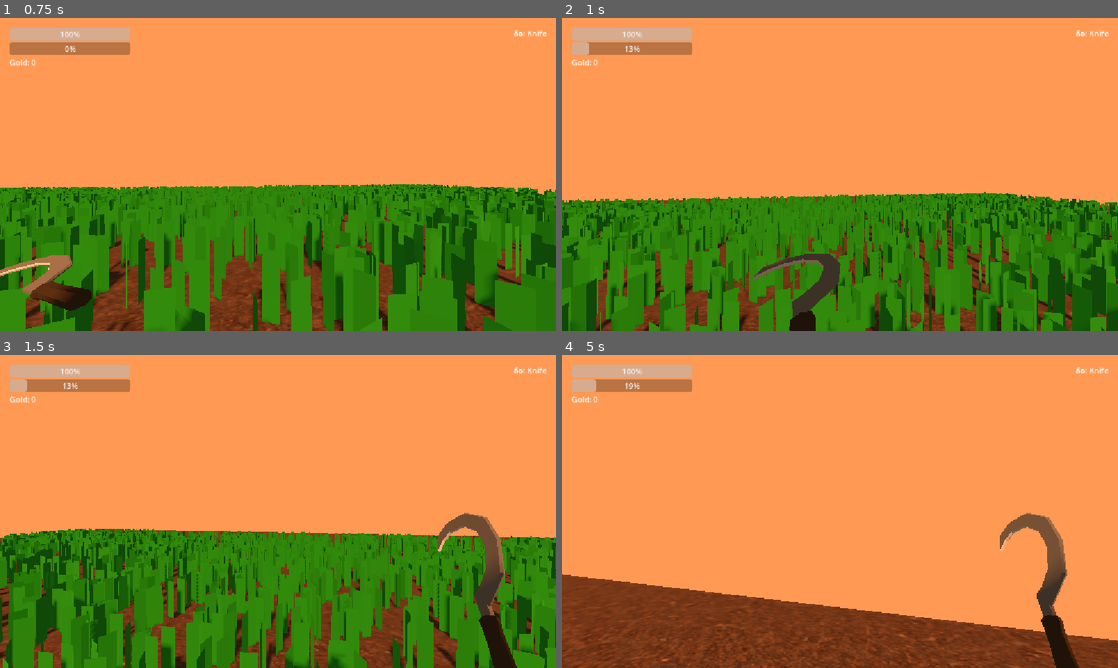
Above: before the commit, frames 1-4 (two rows, left to right).
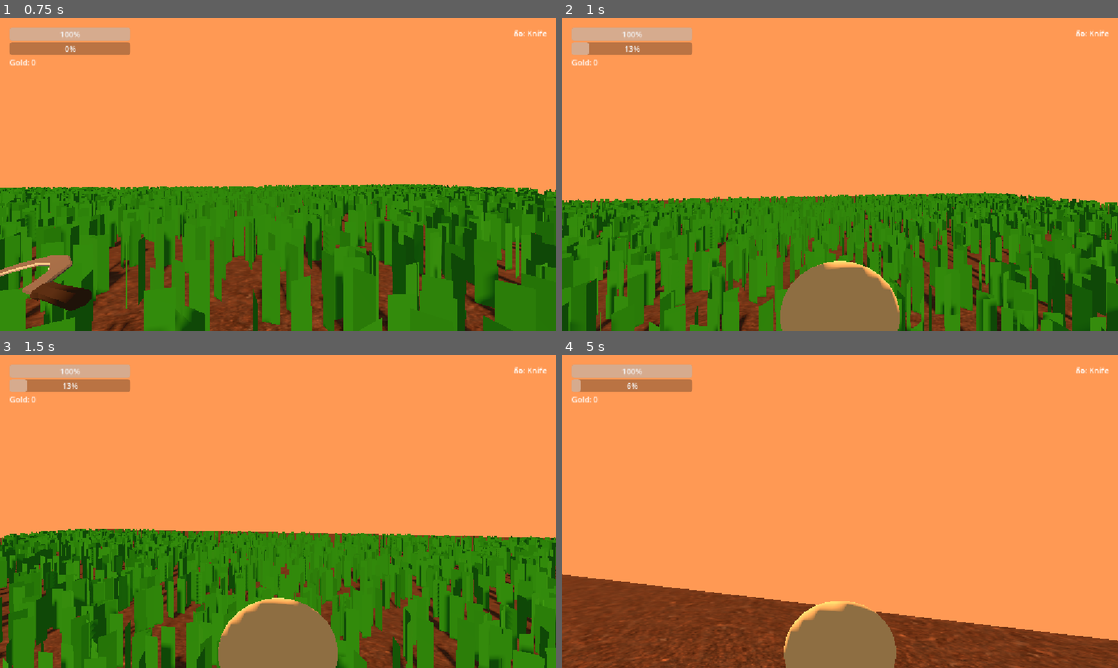
Above: after the commit, the same moments.

Repository: lnwextra2/lawn-mower-simulator
Game: Godot game, scene res://world/test_level.tscn
Same seed, same stepped clock (60 frames per second), same inputs: the game is played once before the commit and once after it.
Inputs (mouse positions are in pixels of both pictures, inside the frame that each line leads up to):
- Up to frame 1 (0.75 s): move the mouse to (305, 174) at 0.52 s; hold W (move_forward) from 0.53 s (still down); click (305, 174) at 0.6 s
- Up to frame 2 (1 s): keep holding W (move_forward); tap Space (jump) at 0.77 s; right-click (867, 174) at 0.8 s
- Up to frame 3 (1.5 s): keep holding W (move_forward); tap Space (jump) at 1.07 s; move the mouse to (250, 511) at 1.27 s; right-click (250, 511) at 1.35 s
- Up to frame 4 (5 s): keep holding W (move_forward); tap Space (jump) at 1.52, 1.82, 3.02, 3.05, 3.32, 3.6, 3.77, 4.07, 4.52, 4.82 s; tap Q (drop) at 1.55, 2.1 s; move the mouse to (851, 505) at 2.02 s; tap E (interact) at 2.3, 2.85 s; move the mouse to (834, 517) at 2.77 s; move the mouse to (878, 514) at 3.52 s; click (878, 514) at 3.8 s; move the mouse to (795, 508) at 4.27 s; click (795, 508) at 4.35 s; right-click (795, 508) at 4.55 s

Frame 1 is identical in both runs. In frame 2, 4.3% of the frame differs, in the area x 34-61%, y 75-100%; in frame 3, 5.9%, in the area x 39-93%, y 50-100%; in frame 4, 5.7%.

Commit message:
Carry grass in both arms; throw it down in heaps that merge
Grass you pick up is now an armful you can see and have to put down,
and putting it down is a throw that lands anywhere.

- Carrying: right-click scoops cut grass into your arms. A CarryModel
  under the camera shows the load and swells toward capacity, and the
  tool view model is stowed while carrying - the tool stays yours, it
  just can't be swung until your hands are free.
- Drop (Q) is context-sensitive: it puts grass down first, and only
  drops the held tool when you're not carrying any. The key that frees
  your hands shouldn't also throw your scythe away.
- world/grass_pile.gd/.tscn: a thrown heap. Arcs under its own
  integration rather than as a RigidBody, because a heap has to stay
  walk-through (unlike dropped tools, which are deliberately solid) and
  hand-rolled motion can't be shoved around by anything it passes.
  Lands where it actually hits: casts along the whole frame's motion, so
  throwing mid-jump lands on the real floor (not the height you threw
  from) and a fast throw can't tunnel. Surfaces facing up (normal.y >
  0.5) are ground; anything steeper is a wall, where the heap stops and
  slides down - backed off by its own radius so it doesn't bury itself
  in the wall.
- Heaps merge on landing into any heap within MERGE_RADIUS, growing on
  sqrt(amount) so a big heap reads bigger without swallowing the player.
  add()/take() are the interface a rake or cart can reuse later.
- Right-click collects from both sources - blades cut in place and
  settled heaps - skipping anything still in the air.

Why heaps are objects while cut grass isn't: cutting is continuous (the
trimmer cuts every frame it touches grass), so it must stay idempotent
blade state. Dropping is one discrete act per keypress, so an object is
free of that problem and can go anywhere, including ground never cut.

Also adds a test wall to check throws against.

Co-Authored-By: Claude Opus 4.8 <noreply@anthropic.com>

Diff:
--- a/autoload/game_config.gd
+++ b/autoload/game_config.gd
@@ -19,6 +19,8 @@
 #GRASS THINGS
 const HAND_CUT_RADIUS: float = 1.0
 const COLLECT_RADIUS: float = 1.5   # reach for scooping cut grass off the ground
+const GRASS_THROW_FORCE: float = 6.0  # forward speed of a thrown armful
+const GRASS_THROW_LIFT: float = 3.5   # upward speed, i.e. how high the arc goes
 
 #Time
 const DAY_NIGHT_CYCLE_DURATION: float = 480.0 #second / 1 Day
--- a/player/player.gd
+++ b/player/player.gd
@@ -6,6 +6,7 @@
 signal held_tool_changed(tool: ToolData)
 
 const TOOL_PICKUP_SCENE := preload("res://tools/tool_pickup.tscn")
+const GRASS_PILE_SCENE := preload("res://world/grass_pile.tscn")
 
 ## The default belt-clipped tool (a rice sickle). Assigned in the Inspector to
 ## knife.tres. It's the "empty hands" state - always held when nothing else is,
@@ -21,6 +22,7 @@
 @onready var interact_ray: RayCast3D = $Camera3D/RayCast3D
 @onready var view_model: Node3D = $Camera3D/ViewModel          # slides (position), never rotated
 @onready var swing_pivot: Node3D = $Camera3D/ViewModel/SwingPivot  # rotates (swing), axes stay camera-aligned
+@onready var carry_model: Node3D = $Camera3D/CarryModel        # the armful of grass, shown while carrying
 const SWING_SPEED: float = 7.0   # matches the prototype's CONFIG.tools.scythe.swingSpeed
 var is_swinging: bool = false
 var swing_timer: float = 0.0
@@ -38,6 +40,7 @@
 	held_tool_changed.connect(_swap_view_model)
 	held_tool = knife
 	held_tool_changed.emit(held_tool)
+	_update_carry_model()   # start with empty arms: grass hidden, tool shown
 
 func _swap_view_model(tool: ToolData) -> void:
 	for child in swing_pivot.get_children():
@@ -77,7 +80,9 @@
 		velocity.z = move_toward(velocity.z, 0, current_speed)
 
 	#Handle Interaction
-	if Input.is_action_just_pressed("attack"):
+	# Carrying an armful of grass occupies both hands: the tool is still yours,
+	# it just can't be used until you put the grass down (drop key).
+	if Input.is_action_just_pressed("attack") and carried_grass <= 0.0:
 		# The whole point of Approach A: cut through the held tool's data, not a
 		# hardcoded radius. Swapping tools swaps the reach with zero code change.
 		# Cut grass is left lying on the ground as piles rather than going straight
@@ -88,10 +93,20 @@
 
 	if Input.is_action_just_pressed("collect"):
 		var room: int = int(GameConfig.PLAYER_CARRY_CAPACITY - carried_grass)
+		# Grass on the ground comes in two forms: blades we cut in place, and
+		# heaps we (or a future cart) put down. Scoop both.
 		var picked := grass_field.collect_near(global_position, GameConfig.COLLECT_RADIUS, room)
+		for pile in get_tree().get_nodes_in_group("grass_pile"):
+			if picked >= room:
+				break
+			if pile.is_flying:
+				continue   # can't catch one mid-air
+			if global_position.distance_to(pile.global_position) <= GameConfig.COLLECT_RADIUS:
+				picked += pile.take(room - picked)
 		if picked > 0:
 			carried_grass += picked
 			carried_grass_changed.emit(carried_grass, GameConfig.PLAYER_CARRY_CAPACITY)
+			_update_carry_model()
 
 	if Input.is_action_just_pressed("interact"):
 		# E is context-sensitive: pick up a looked-at tool if hands are free
@@ -101,11 +116,39 @@
 		elif carried_grass > 0.0:
 			_try_sell()
 
-	if Input.is_action_just_pressed("drop") and held_tool != knife:
-		_drop_tool()
+	if Input.is_action_just_pressed("drop"):
+		# Grass first: it's what's blocking the tool, so the same key that frees
+		# your hands shouldn't also throw the tool away.
+		if carried_grass > 0.0:
+			_drop_grass()
+		elif held_tool != knife:
+			_drop_tool()
 
 	_update_look_target()
 	move_and_slide()
+
+func _drop_grass() -> void:
+	# Toss the whole armful out in front of us - it can land anywhere, cut ground
+	# or not, and merges with whatever heap it lands next to.
+	var pile := GRASS_PILE_SCENE.instantiate()
+	pile.amount = int(carried_grass)
+	get_parent().add_child(pile)
+	var forward := -global_transform.basis.z
+	pile.global_position = global_position + forward * 0.6 + Vector3(0, 1.2, 0)
+	pile.throw(forward * GameConfig.GRASS_THROW_FORCE + Vector3(0, GameConfig.GRASS_THROW_LIFT, 0),
+		get_rid())
+	carried_grass = 0.0
+	carried_grass_changed.emit(carried_grass, GameConfig.PLAYER_CARRY_CAPACITY)
+	_update_carry_model()
+
+## Shows the armful only while carrying, and swells it toward full capacity so
+## the load reads at a glance.
+func _update_carry_model() -> void:
+	var fill := carried_grass / GameConfig.PLAYER_CARRY_CAPACITY
+	carry_model.visible = carried_grass > 0.0
+	carry_model.scale = Vector3.ONE * lerpf(0.5, 1.0, fill)
+	# The tool is stowed while both arms are full.
+	view_model.visible = carried_grass <= 0.0
 
 func _try_sell() -> void:
 	var flat_player := Vector2(global_position.x, global_position.z)
@@ -114,6 +157,7 @@
 		Economy.sell(carried_grass)
 		carried_grass = 0.0
 		carried_grass_changed.emit(carried_grass, GameConfig.PLAYER_CARRY_CAPACITY)
+		_update_carry_model()
 
 func _pick_up_tool(pickup: Node) -> void:
 	held_tool = pickup.tool_data
--- a/player/player.tscn
+++ b/player/player.tscn
@@ -4,6 +4,14 @@
 [ext_resource type="Resource" uid="uid://gb1dfwxfmpkr" path="res://tools/knife.tres" id="2_rkbax"]
 
 [sub_resource type="CapsuleShape3D" id="CapsuleShape3D_5iqjx"]
+
+[sub_resource type="StandardMaterial3D" id="StandardMaterial3D_bx8n8"]
+albedo_color = Color(0.8911433, 0.8209799, 0.6262097, 1)
+
+[sub_resource type="SphereMesh" id="SphereMesh_5h11f"]
+material = SubResource("StandardMaterial3D_bx8n8")
+radius = 0.35
+height = 0.45
 
 [sub_resource type="CapsuleMesh" id="CapsuleMesh_5h11f"]
 
@@ -26,6 +34,12 @@
 
 [node name="SwingPivot" type="Node3D" parent="Camera3D/ViewModel" unique_id=935283409]
 
+[node name="CarryModel" type="Node3D" parent="Camera3D" unique_id=1799781259]
+transform = Transform3D(1, 0, 0, 0, 1, 0, 0, 0, 1, 0, -0.45, -0.7)
+
+[node name="MeshInstance3D" type="MeshInstance3D" parent="Camera3D/CarryModel" unique_id=1433449742]
+mesh = SubResource("SphereMesh_5h11f")
+
 [node name="MeshInstance3D" type="MeshInstance3D" parent="." unique_id=1401295645]
 transform = Transform3D(1, 0, 0, 0, 1, 0, 0, 0, 1, 0, 1, 0)
 cast_shadow = 3
--- /dev/null
+++ b/world/grass_pile.gd
@@ -0,0 +1,123 @@
+extends Node3D
+class_name GrassPile
+
+## A heap of grass the player put down. Unlike cut grass - which stays as state
+## on the GrassField's blades so a continuous tool can't spawn piles every frame -
+## dropping is a discrete, player-driven act, so a real object is fine here and
+## lets grass be placed anywhere, including ground that was never cut.
+##
+## Thrown heaps arc through the air under their own integration rather than as a
+## physics body: a heap must stay walk-through (unlike dropped tools, which are
+## deliberately solid), and hand-rolled motion can't be knocked around by
+## anything it passes.
+##
+## Landing next to an existing heap merges into it rather than littering
+## separate objects, and the heap grows to show it.
+
+const MERGE_RADIUS := 1.2
+
+@export var amount: int = 0
+
+var is_flying: bool = false
+var _velocity: Vector3 = Vector3.ZERO
+var _spin: Vector3 = Vector3.ZERO
+var _thrower_rid: RID
+var _gravity: float = ProjectSettings.get_setting("physics/3d/default_gravity")
+
+@onready var mesh: MeshInstance3D = $MeshInstance3D
+
+func _ready() -> void:
+	add_to_group("grass_pile")
+	_refresh_visual()
+	set_physics_process(is_flying)
+
+## Sends the heap on an arc; it settles (and merges) wherever it actually hits
+## the ground. `thrower_rid` is excluded from the ground check so a heap tossed
+## from hand height doesn't immediately "land" on the thrower's own body.
+func throw(initial_velocity: Vector3, thrower_rid: RID) -> void:
+	_velocity = initial_velocity
+	_thrower_rid = thrower_rid
+	_spin = Vector3(randf_range(-3.0, 3.0), randf_range(-3.0, 3.0), randf_range(-3.0, 3.0))
+	is_flying = true
+	set_physics_process(true)
+
+func _physics_process(delta: float) -> void:
+	var from := global_position
+	_velocity.y -= _gravity * delta
+	var to := from + _velocity * delta
+	# Cast along this frame's whole motion (not just a height test) so the heap
+	# finds the real surface: thrown mid-jump, off a slope, or into a wall.
+	# Casting the segment also means a fast throw can't tunnel through thin
+	# geometry between frames.
+	var query := PhysicsRayQueryParameters3D.create(from, to)
+	query.exclude = [_thrower_rid]
+	var hit := get_world_3d().direct_space_state.intersect_ray(query)
+	if hit:
+		var normal: Vector3 = hit.normal
+		if normal.y > 0.5:
+			# Facing up enough to stand on: this is ground, settle here.
+			global_position = hit.position
+			_land()
+			return
+		# A wall: stop dead against it and slide down to the floor, rather than
+		# passing through or sticking to the face mid-air. Back off by the heap's
+		# own radius - its origin is at its centre, so sitting exactly on the hit
+		# point would bury half the heap in the wall.
+		global_position = hit.position + normal * _visual_radius()
+		_velocity = Vector3(0.0, minf(_velocity.y, 0.0), 0.0)
+		return
+	global_position = to
+	rotation += _spin * delta
+
+func _land() -> void:
+	rotation = Vector3.ZERO
+	is_flying = false
+	set_physics_process(false)
+	# Merge into whatever it landed next to, so thrown grass gathers up instead
+	# of leaving a field of little heaps.
+	var neighbour := find_near(get_tree(), global_position, MERGE_RADIUS, self)
+	if neighbour:
+		neighbour.add(amount)
+		queue_free()
+
+## Finds a settled heap within `radius` of `pos`, ignoring `exclude` and anything
+## still in the air. Shared by landing (to merge) and by anyone looking for a
+## heap to take from, so "which heap counts as here" is defined in one place.
+static func find_near(tree: SceneTree, pos: Vector3, radius: float, exclude: GrassPile = null) -> GrassPile:
+	var best: GrassPile = null
+	var best_dist := radius
+	for pile in tree.get_nodes_in_group("grass_pile"):
+		if pile == exclude or pile.is_flying:
+			continue
+		var dist: float = pos.distance_to(pile.global_position)
+		if dist <= best_dist:
+			best_dist = dist
+			best = pile
+	return best
+
+func add(extra: int) -> void:
+	amount += extra
+	_refresh_visual()
+
+## Removes up to `max_amount` from the heap and returns how much was actually
+## taken. The heap deletes itself once empty.
+func take(max_amount: int) -> int:
+	var taken: int = mini(amount, max_amount)
+	amount -= taken
+	if amount <= 0:
+		queue_free()
+	else:
+		_refresh_visual()
+	return taken
+
+## Half the heap's widest horizontal extent, at its current size. Read from the
+## mesh rather than hardcoded so reshaping or rescaling the heap stays correct.
+func _visual_radius() -> float:
+	var extents := mesh.get_aabb().size * mesh.scale
+	return maxf(extents.x, extents.z) * 0.5
+
+func _refresh_visual() -> void:
+	# Scale on sqrt(amount): a heap of 400 reads as clearly bigger than one of
+	# 100 without being four times as wide and swallowing the player.
+	var size := sqrt(float(amount)) * 0.12
+	mesh.scale = Vector3.ONE * clampf(size, 0.4, 3.0)
--- /dev/null
+++ b/world/grass_pile.tscn
@@ -0,0 +1,18 @@
+[gd_scene format=3 uid="uid://bnb8cois23ar4"]
+
+[ext_resource type="Script" uid="uid://ba6wkfj5fweiw" path="res://world/grass_pile.gd" id="1_lxqqe"]
+
+[sub_resource type="StandardMaterial3D" id="StandardMaterial3D_bx8n8"]
+albedo_color = Color(0.8911433, 0.8209799, 0.6262097, 1)
+
+[sub_resource type="SphereMesh" id="SphereMesh_5h11f"]
+material = SubResource("StandardMaterial3D_bx8n8")
+height = 0.6
+
+[node name="GrassPile" type="Node3D" unique_id=896945215]
+script = ExtResource("1_lxqqe")
+
+[node name="MeshInstance3D" type="MeshInstance3D" parent="." unique_id=1544426198]
+transform = Transform3D(1, 0, 0, 0, 1, 0, 0, 0, 1, 0, 0.2, 0)
+layers = 8193
+mesh = SubResource("SphereMesh_5h11f")
--- a/world/test_level.tscn
+++ b/world/test_level.tscn
@@ -21,6 +21,12 @@
 [sub_resource type="SphereMesh" id="SphereMesh_bx8n8"]
 
 [sub_resource type="StandardMaterial3D" id="StandardMaterial3D_8jkpt"]
+
+[sub_resource type="BoxShape3D" id="BoxShape3D_lxqqe"]
+size = Vector3(1, 5, 8)
+
+[sub_resource type="BoxMesh" id="BoxMesh_p3nrv"]
+size = Vector3(1, 5, 8)
 
 [sub_resource type="Environment" id="Environment_5h11f"]
 ambient_light_energy = 0.3
@@ -61,6 +67,17 @@
 mesh = SubResource("SphereMesh_bx8n8")
 surface_material_override/0 = SubResource("StandardMaterial3D_8jkpt")
 
+[node name="Wall1" type="StaticBody3D" parent="." unique_id=1449572743 groups=["interactable"]]
+
+[node name="CollisionShape3D" type="CollisionShape3D" parent="Wall1" unique_id=1820735192]
+transform = Transform3D(1, 0, 0, 0, 1, 0, 0, 0, 1, 24, 1.4, 2.4)
+shape = SubResource("BoxShape3D_lxqqe")
+
+[node name="MeshInstance3D" type="MeshInstance3D" parent="Wall1" unique_id=85313462]
+transform = Transform3D(1, 0, 0, 0, 1, 0, 0, 0, 1, 24, 1.4, 2.4)
+mesh = SubResource("BoxMesh_p3nrv")
+surface_material_override/0 = SubResource("StandardMaterial3D_8jkpt")
+
 [node name="Player" parent="." unique_id=799154422 instance=ExtResource("1_8jkpt")]
 transform = Transform3D(1, 0, 0, 0, 1, 0, 0, 0, 1, 0, 2, 0)
 
Not shown, added: world/grass_pile.gd.uid
